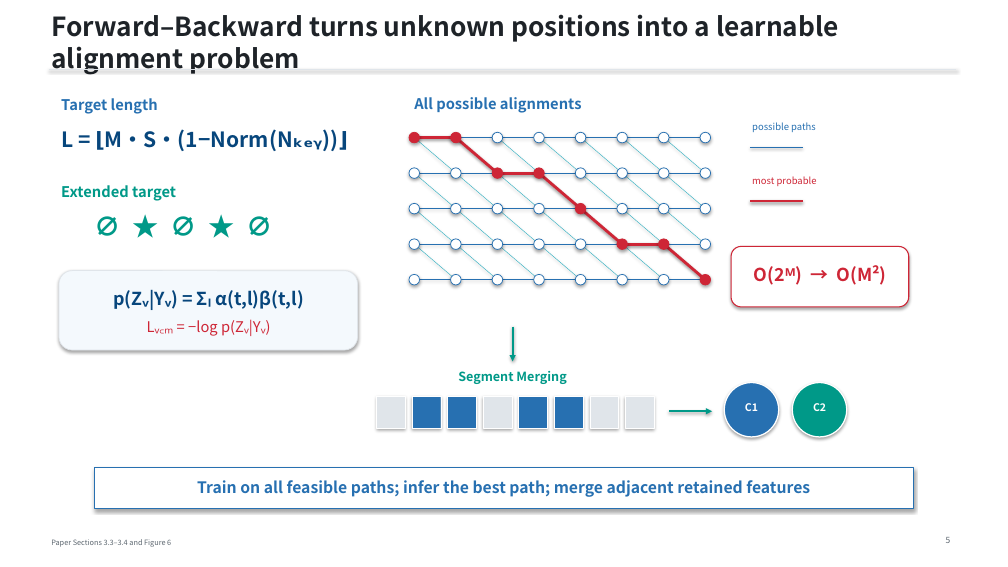
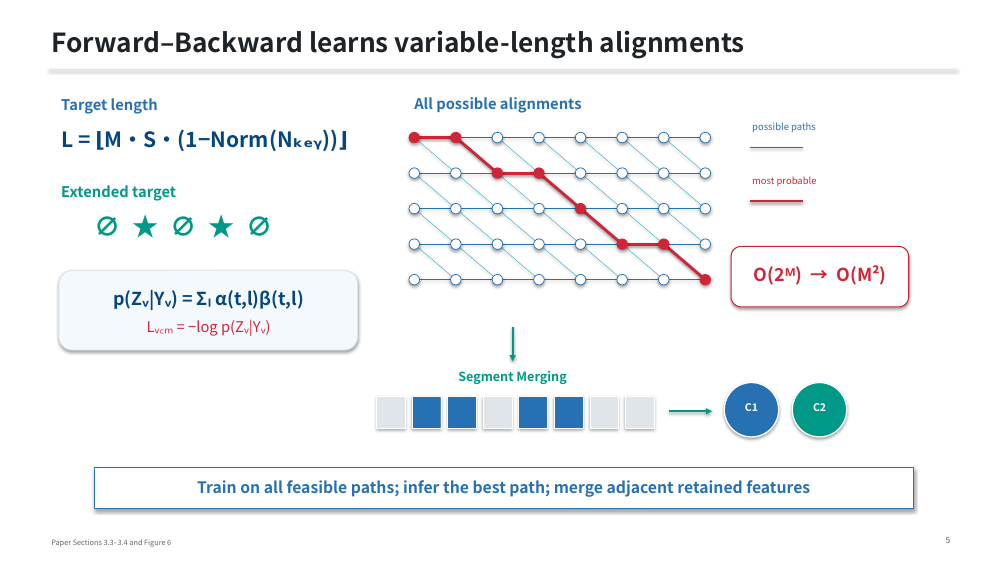
Before and after one commit to RainBowLuoCS/academic-research-skills, a slide deck: slide 5 of deliverables/vcm_presentation/VCM_7页精简汇报_可编辑版.pptx. Drawn at 1008x567 pixels with LibreOffice and Linux fonts; fonts in the diff are those of the drawing. Boxes give left, top, right and bottom in pixels: in the first picture for what was removed or moved away, otherwise in the second. Text is boxed around its words. In the diff, an @@ line names an element or a change of style, - is before the commit and + after.

```diff
--- a/deliverables/vcm_presentation/VCM_7页精简汇报_可编辑版.pptx
+++ b/deliverables/vcm_presentation/VCM_7页精简汇报_可编辑版.pptx
@@ text at (51,30,745,59): text changed @@
-Forward–Backward turns unknown positions into a learnable alignment problem
+Forward–Backward learns variable-length alignments
```
Also in this commit, not shown: 1 other file.
